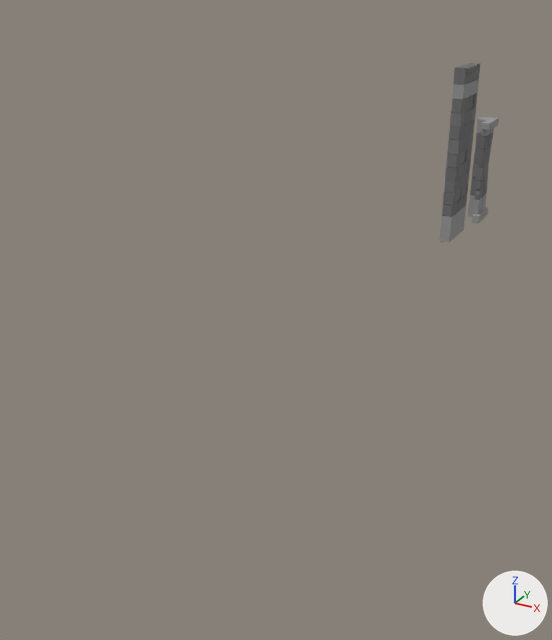
Before and after pictures for a commit that changed the Blender file Assets/3D/Models/KitChateau/KitChateau_2x1x2.blend.
The view is the same before and after, from a 50 mm lens placed at (3.18, -15.33, 4.68), pointed at (-1.72, -6.44, 0.23). Every picture has the same lights, and +X, +Y and +Z are marked at lower right.

Objects in the first picture: 'ColonneCentre', 'ColonneCoin', 'Fondation', 'Mur.Top', 'MurCentre'.
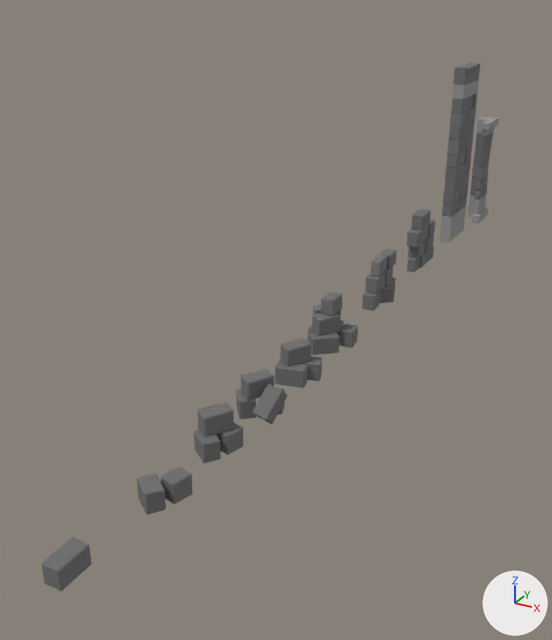
Boxes [x1, y1, x2, y2] around the edits, measured in the pictures (552 x 640 px):
'Ruine_03', added
    after: [194, 402, 243, 463]
'Ruine_06', added
    after: [307, 292, 358, 355]
    faces in mat_brique_base (grey #727272): [309, 292, 358, 355]
'Ruine_04', added
    after: [236, 369, 287, 424]
'Ruine_02', added
    after: [137, 466, 193, 515]
'Ruine_05', added
    after: [275, 338, 322, 388]
'Ruine_01', added
    after: [42, 537, 92, 591]
'Ruine_07', added
    after: [362, 249, 396, 311]
    faces in mat_brique_base (grey #727272): [362, 249, 396, 311]
    faces in mat_brique_clair (grey #787878): [371, 254, 392, 286]
'Ruine_08', added
    after: [407, 209, 435, 272]
    faces in mat_brique_base (grey #727272): [407, 219, 435, 272]
    faces in mat_brique_medium (grey #6f6f6f): [411, 209, 434, 252]
    faces in mat_brique_clair (grey #787878): [422, 225, 434, 253]

The change in detail:
Mesh me_cube_012 is new.
It has 32 vertices, 34 faces and spans x -0.102..0.102, y -0.195..0.195, z -0.117..0.117.
It uses material mat_brique_base (grey #727272).
Mesh me_cube_010 is new.
It has 64 vertices, 68 faces and spans x -0.218..0.218, y -0.268..0.268, z -0.127..0.127.
It uses material mat_brique_base (grey #727272).
Mesh me_cube_009 is new.
It has 88 vertices, 94 faces and spans x -0.218..0.218, y -0.268..0.268, z -0.251..0.251.
It uses material mat_brique_base (grey #727272).
Mesh me_cube_008 is new.
It has 120 vertices, 128 faces and spans x -0.328..0.328, y -0.298..0.298, z -0.251..0.251.
It uses material mat_brique_base (grey #727272).
Mesh me_cube_007 is new.
It has 120 vertices, 128 faces and spans x -0.258..0.258, y -0.282..0.282, z -0.251..0.251.
It uses material mat_brique_base (grey #727272).
Mesh me_cube_006 is new.
It has 200 vertices, 214 faces and spans x -0.329..0.329, y -0.388..0.388, z -0.369..0.369.
Faces by material slot: [154, 1, 59].
It uses material mat_brique_base (grey #727272).
It uses material mat_brique_medium (grey #6f6f6f).
It uses material mat_brique_clair (grey #787878).
Mesh me_cube_005 is new.
It has 200 vertices, 214 faces and spans x -0.206..0.206, y -0.467..0.467, z -0.37..0.37.
Faces by material slot: [154, 1, 59].
It uses material mat_brique_base (grey #727272).
It uses material mat_brique_medium (grey #6f6f6f).
It uses material mat_brique_clair (grey #787878).
Mesh me_cube_002 is new.
It has 256 vertices, 274 faces and spans x -0.122..0.122, y -0.495..0.495, z -0.501..0.501.
Faces by material slot: [188, 27, 59].
It uses material mat_brique_base (grey #727272).
It uses material mat_brique_medium (grey #6f6f6f).
It uses material mat_brique_clair (grey #787878).
Object 'Ruine_01' (ob_ruine_01) is new; it shows me_cube_012.
Its location is (-0.9, -11.64, 0.12).
Object 'Ruine_02' (ob_ruine_02) is new; it shows me_cube_010.
Its location is (-0.82, -10.41, 0.13).
Object 'Ruine_03' (ob_ruine_03) is new; it shows me_cube_009.
Its location is (-0.82, -9.42, 0.25).
Object 'Ruine_04' (ob_ruine_04) is new; it shows me_cube_008.
Its location is (-0.79, -8.51, 0.25).
Object 'Ruine_05' (ob_ruine_05) is new; it shows me_cube_007.
Its location is (-0.79, -7.49, 0.25).
Object 'Ruine_06' (ob_ruine_06) is new; it shows me_cube_006.
Its location is (-0.88, -6.4, 0.36).
Object 'Ruine_07' (ob_ruine_07) is new; it shows me_cube_005.
Its location is (-0.87, -4.47, 0.37).
Object 'Ruine_08' (ob_ruine_08) is new; it shows me_cube_002.
Its location is (-0.9, -2.5, 0.5).
